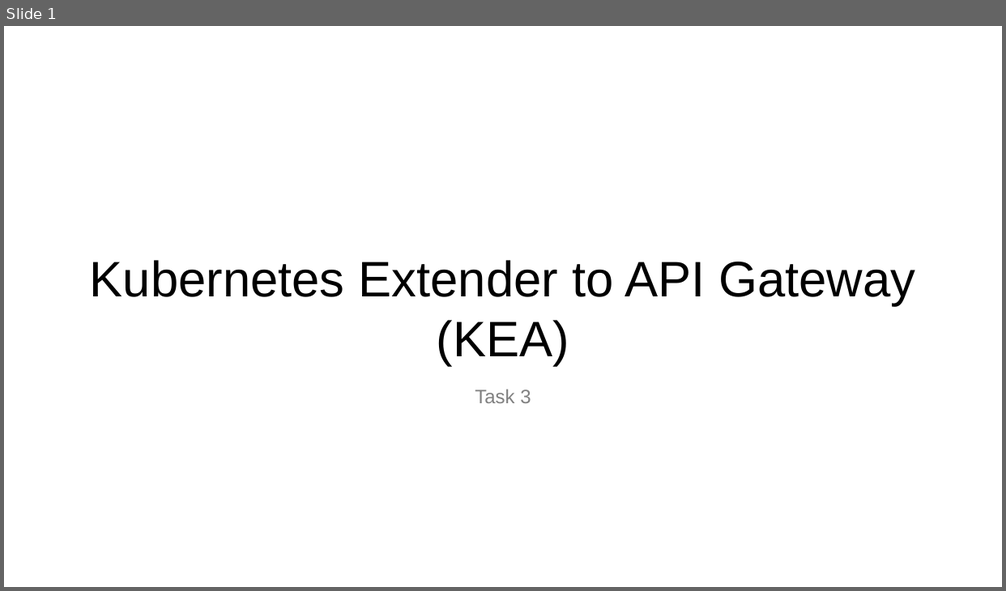
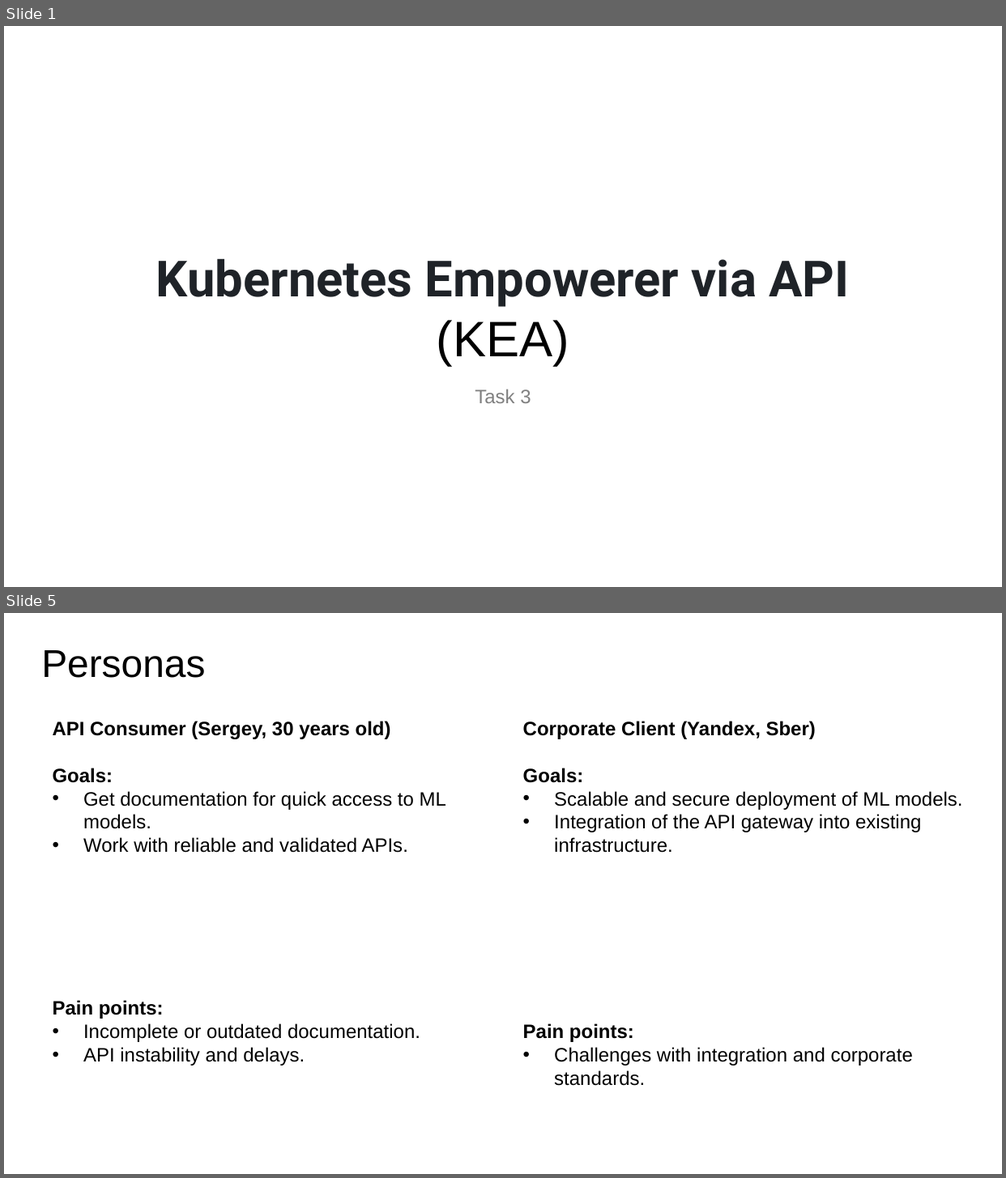
Before and after one commit to fanglores/Advanced-Software-Design, a slide deck: Practice Tasks/Task_3/Task 3.pptx. Shown one above the other, each under a label of ours: slide 1 before the commit, slides 1 and 5 after it; the slides between them are not shown. The pictures are 1006x591 and 1006x1178 pixels, drawn with LibreOffice and Linux fonts; fonts in the diff are those of the drawing. Boxes give left, top, right and bottom in pixels: in the first picture for what was removed or moved away, otherwise in the second. Text is boxed around its words. In the diff, an @@ line names an element or a change of style, - is before the commit and + after.

```diff
--- a/Practice Tasks/Task_3/Task 3.pptx
+++ b/Practice Tasks/Task_3/Task 3.pptx
@@ slide 5 added at [4,613,1002,1174], background #FFFFFF @@
@@ text added at [41,650,205,678], 28 pt, text #000000 @@
+Personas
@@ text added at [53,721,446,1066], 14 pt, text #000000 @@
+API Consumer (Sergey, 30 years old)
+Goals:
+• Get documentation for quick access to ML models.
+• Work with reliable and validated APIs.
+Pain points:
+• Incomplete or outdated documentation.
+• API instability and delays.
@@ text added at [523,721,963,1086], 14 pt, text #000000 @@
+Corporate Client (Yandex, Sber)
+Goals:
+• Scalable and secure deployment of ML models.
+• Integration of the API gateway into existing infrastructure.
+Pain points:
+• Challenges with integration and corporate standards.
@@ slide 1 changed as well @@
@@ title at [156,258,849,365]: text changed; font Arial to Roboto; text colour #000000 to #1F2328; bold on @@
-Kubernetes Extender to API Gateway (KEA)
+Kubernetes Empowerer via API
+(KEA)
```
Also in this commit, not shown: 3 other slides changed, 2 other slides added, 1 slide removed, 2 other files.
